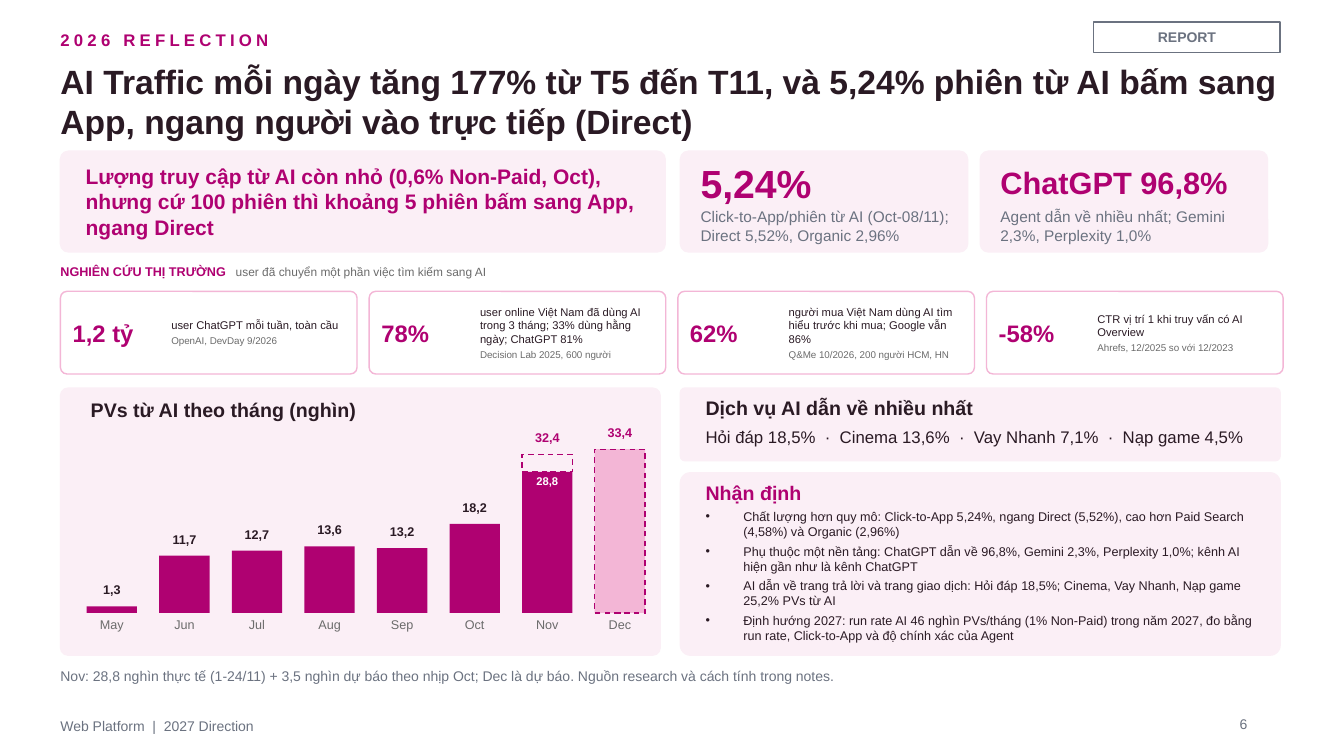
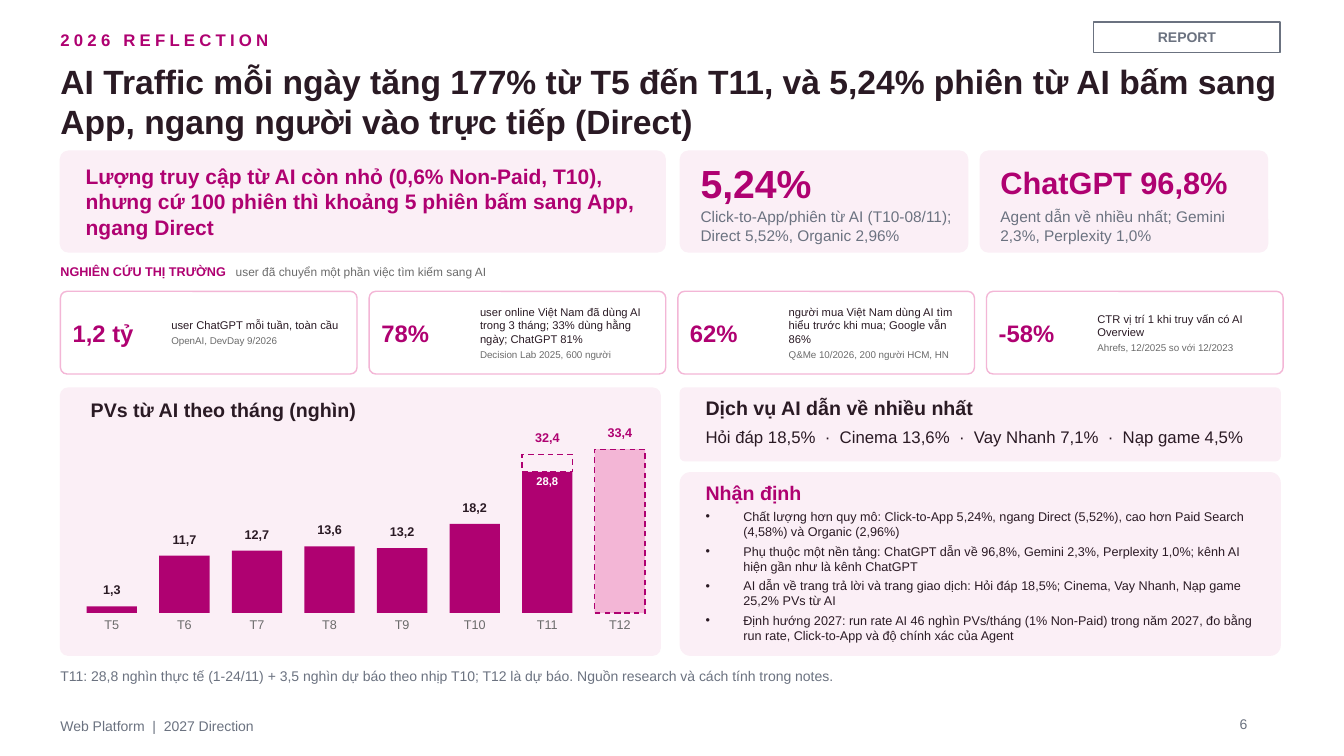
Before and after one commit to stormhoang/hienho-knowledgebase, a slide deck: slide 6 of 07_REPORTS/docs/strategy/2027 Direction - Web Platform (Framework).pptx. Drawn at 1344x756 pixels with LibreOffice and Linux fonts; fonts in the diff are those of the drawing. Boxes give left, top, right and bottom in pixels: in the first picture for what was removed or moved away, otherwise in the second. Text is boxed around its words. In the diff, an @@ line names an element or a change of style, - is before the commit and + after.

```diff
--- a/07_REPORTS/docs/strategy/2027 Direction - Web Platform (Framework).pptx
+++ b/07_REPORTS/docs/strategy/2027 Direction - Web Platform (Framework).pptx
@@ text at box(86, 168, 634, 239): text changed @@
-Lượng truy cập từ AI còn nhỏ (0,6% Non-Paid, Oct), nhưng cứ 100 phiên thì khoảng 5 phiên bấm sang App, ngang Direct
+Lượng truy cập từ AI còn nhỏ (0,6% Non-Paid, T10), nhưng cứ 100 phiên thì khoảng 5 phiên bấm sang App, ngang Direct
@@ text at box(701, 210, 952, 244): text changed @@
-Click-to-App/phiên từ AI (Oct-08/11); Direct 5,52%, Organic 2,96%
+Click-to-App/phiên từ AI (T10-08/11); Direct 5,52%, Organic 2,96%
@@ text at box(104, 620, 119, 629): text changed @@
-May
+T5
@@ text at box(177, 620, 192, 629): text changed @@
-Jun
+T6
@@ text at box(250, 620, 265, 629): text changed @@
-Jul
+T7
@@ text at box(322, 620, 337, 629): text changed @@
-Aug
+T8
@@ text at box(395, 620, 410, 629): text changed @@
-Sep
+T9
@@ text at box(464, 620, 486, 629): text changed @@
-Oct
+T10
@@ text at box(537, 620, 558, 629): text changed @@
-Nov
+T11
@@ text at box(609, 620, 631, 629): text changed @@
-Dec
+T12
@@ text at box(60, 670, 833, 684): text changed @@
-Nov: 28,8 nghìn thực tế (1-24/11) + 3,5 nghìn dự báo theo nhịp Oct; Dec là dự báo. Nguồn research và cách tính trong notes.
+T11: 28,8 nghìn thực tế (1-24/11) + 3,5 nghìn dự báo theo nhịp T10; T12 là dự báo. Nguồn research và cách tính trong notes.
```
Also in this commit, not shown: 12 other slides changed, 2 other files.
